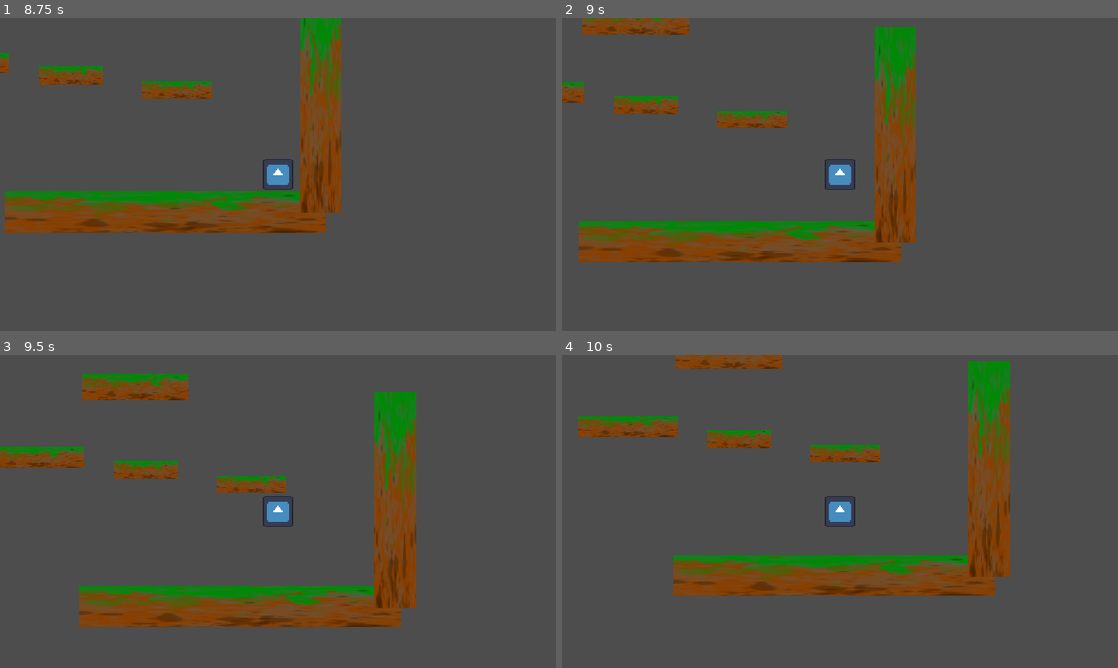
Above: before the commit, frames 1-4 (two rows, left to right).
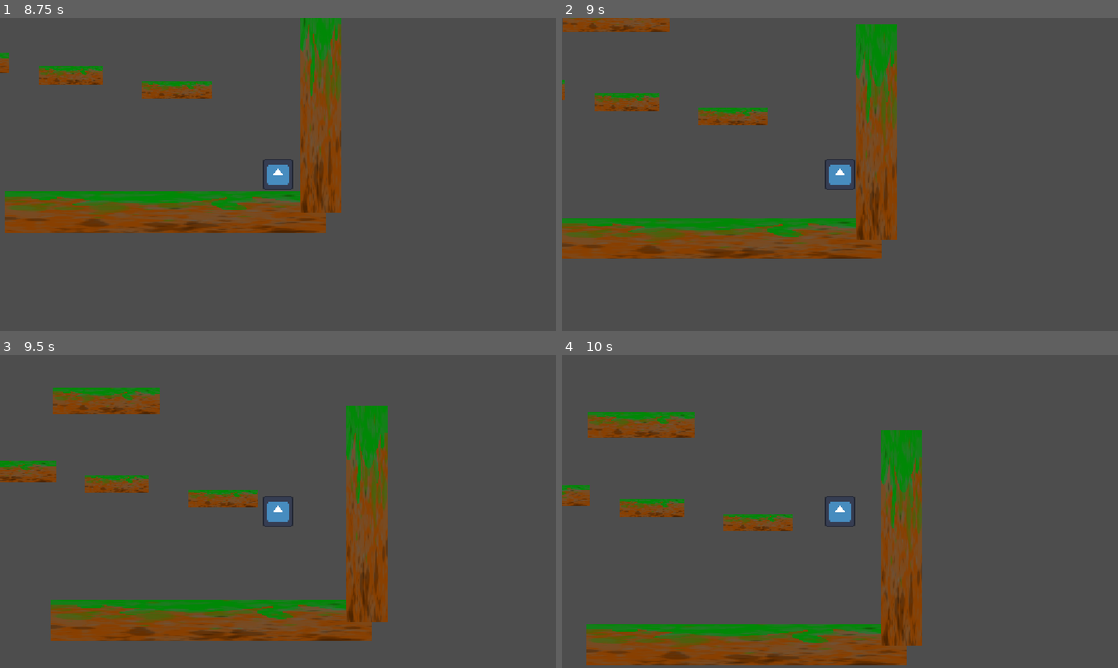
Above: after the commit, the same moments.

Repository: Guyiy1324/Jumpe-r-r-r-r-r-r-r-r
Game: Godot game, scene res://Scenes/map.tscn
The game is run twice, just before and just after one commit, with the same random seed, the same clock (stepped at 60 frames per second) and the same inputs. This scene is started directly instead of the project's main scene. The engine's default icon, where the game draws it, is replaced by a stand-in: a white triangle on a blue panel in a dark square.
Inputs:
- Up to frame 1 (8.75 s): tap Enter (ui_accept) at 0.5, 0.6, 1.55, 2.1, 2.85, 4.35, 5.1, 6.05, 6.6, 7.35 s; hold Right (ui_right) 0.53-2.03 s; tap Space (Jump) at 0.77, 0.8, 1.07, 1.35, 1.52, 1.82, 2.3, 3.02, 3.32, 3.6, 3.77, 4.07, 4.52, 4.82, 5.3, 5.85, 6.02, 6.32, 6.77, 6.8, 7.07, 7.52, 7.82, 8.1 s; hold Left (ui_left) 2.03-2.78 s; hold Right (ui_right) 2.78-4.28 s; hold Left (ui_left) 4.28-5.03 s; hold Right (ui_right) 5.03-5.78 s; hold Left (ui_left) 5.78-7.28 s; hold Right (ui_right) from 7.28 s (still down)
- Up to frame 2 (9 s): keep holding Right (ui_right); tap Enter (ui_accept) at 8.85 s
- Up to frame 3 (9.5 s): keep holding Right (ui_right); tap Space (Jump) at 9.02, 9.32 s
- Up to frame 4 (10 s): release Right (ui_right) at 9.53 s; hold Left (ui_left) from 9.53 s (still down); tap Enter (ui_accept) at 9.6 s; tap Space (Jump) at 9.77, 9.8 s

Frame 1 is identical in both runs. In frame 2, 12% of the frame differs, in the area x 0-64%, y 0-78%; in frame 3, 22%; in frame 4, 28%, in the area x 0-81%, y 0-100%.

Commit message:
yippee kaiw=ay

Diff:
--- a/jump-e-r/Scripts/player.tres.gd
+++ b/jump-e-r/Scripts/player.tres.gd
@@ -39,7 +39,7 @@
 			)
 	move_and_slide()
 	if (
-		Input.is_action_just_pressed("ui_accept")
+		Input.is_action_just_pressed("Jump")
 		and is_on_wall()
 		and not is_on_floor()
 	):
